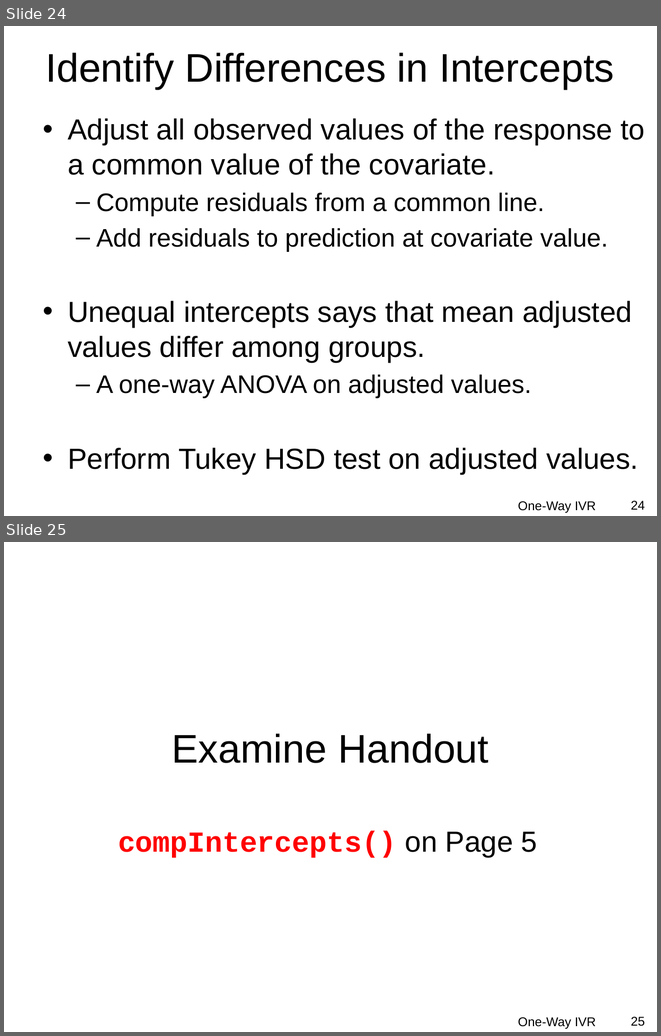
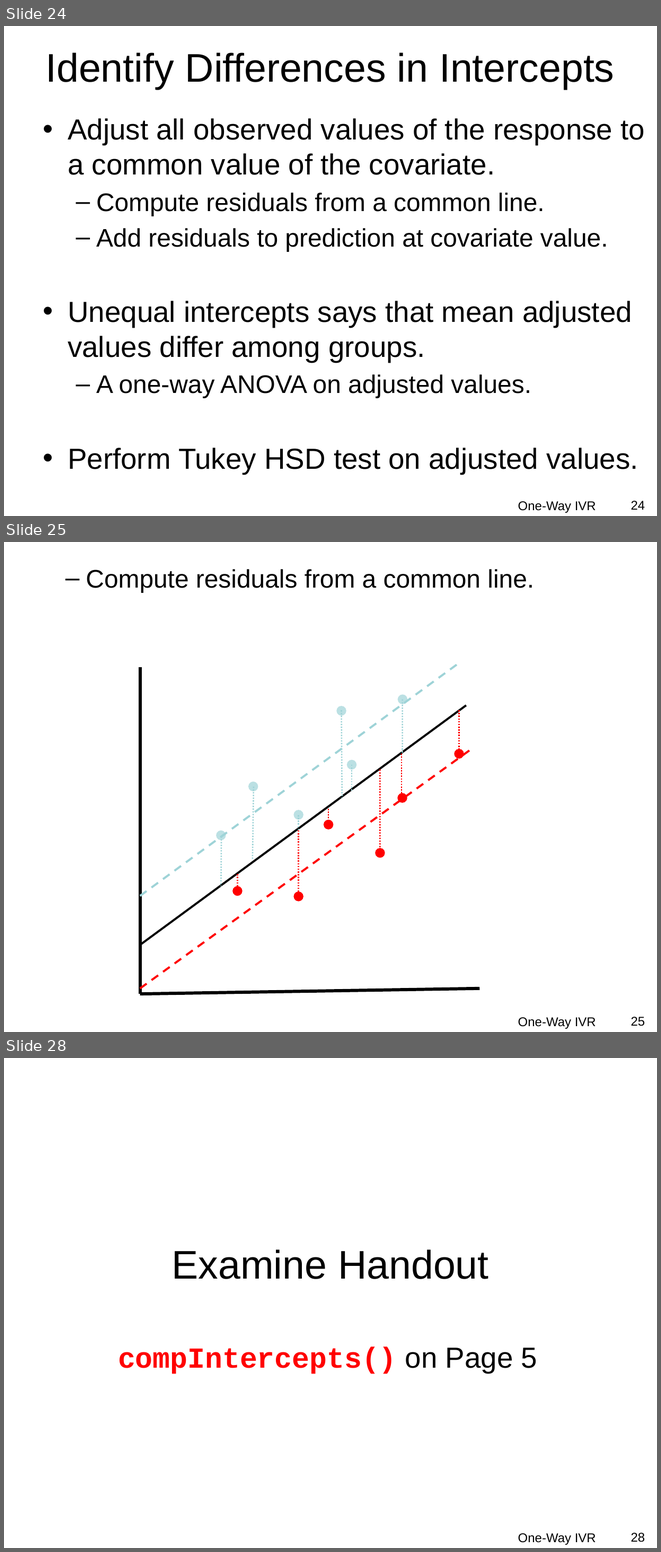
Before and after one commit to droglenc/NCMTH207, a slide deck: modules/IVRegression/PPT_2020.pptx. Shown one above the other, each under a label of ours: slides 24 and 25 before the commit, slides 24, 25 and 28 after it; the slides between them are not shown. The pictures are 661x1036 and 661x1552 pixels, drawn with LibreOffice and Linux fonts; fonts in the diff are those of the drawing; background and template pictures are left out. Boxes give left, top, right and bottom in pixels: in the first picture for what was removed or moved away, otherwise in the second. Text is boxed around its words. In the diff, an @@ line names an element or a change of style, - is before the commit and + after.

```diff
--- a/modules/IVRegression/PPT_2020.pptx
+++ b/modules/IVRegression/PPT_2020.pptx
@@ slide 25 added at box(4, 542, 657, 1032), background picture (left out) @@
@@ text added at box(86, 569, 534, 592), 28 pt, text #000000 @@
+  – Compute residuals from a common line.
@@ line added from (140, 668) to (140, 994), #000000 3.5 pt @@
@@ line added from (140, 896) to (460, 661), #9ED3D7 2.25 pt dashed @@
@@ ellipse added at box(398, 694, 407, 704), fill #BBE0E3 @@
@@ line added from (403, 699) to (403, 753), #9ED3D7 1.5 pt dashed @@
@@ line added from (140, 945) to (466, 705), #000000 2.25 pt @@
@@ ellipse added at box(336, 706, 346, 716), fill #BBE0E3 @@
@@ line added from (342, 711) to (342, 798), #9ED3D7 1.5 pt dashed @@
@@ line added from (459, 711) to (459, 755), #FF0000 1.5 pt dashed @@
@@ line added from (140, 988) to (471, 749), #FF0000 2.25 pt dashed @@
@@ ellipse added at box(347, 759, 356, 769), fill #BBE0E3 @@
@@ line added from (402, 753) to (402, 798), #FF0000 1.5 pt dashed @@
@@ ellipse added at box(454, 749, 464, 759), fill #FF0000 @@
@@ line added from (352, 765) to (352, 792), #9ED3D7 1.5 pt dashed @@
@@ line added from (380, 769) to (380, 853), #FF0000 1.5 pt dashed @@
@@ ellipse added at box(248, 782, 258, 792), fill #BBE0E3 @@
@@ line added from (254, 786) to (253, 859), #9ED3D7 1.5 pt dashed @@
@@ ellipse added at box(398, 793, 407, 803), fill #FF0000 @@
@@ ellipse added at box(294, 810, 303, 820), fill #BBE0E3 @@
@@ line added from (328, 809) to (328, 822), #FF0000 1.5 pt dashed @@
@@ line added from (299, 815) to (299, 829), #9ED3D7 1.5 pt dashed @@
@@ ellipse added at box(323, 820, 333, 829), fill #FF0000 @@
@@ ellipse added at box(216, 830, 226, 840), fill #BBE0E3 @@
@@ line added from (221, 837) to (221, 886), #9ED3D7 1.5 pt dashed @@
@@ line added from (299, 830) to (299, 896), #FF0000 1.5 pt dashed @@
@@ ellipse added at box(375, 848, 385, 857), fill #FF0000 @@
@@ line added from (238, 874) to (238, 888), #FF0000 1.5 pt dashed @@
@@ ellipse added at box(232, 886, 242, 896), fill #FF0000 @@
@@ ellipse added at box(294, 891, 303, 901), fill #FF0000 @@
@@ line added from (479, 988) to (140, 994), #000000 3.5 pt @@
@@ text added at box(518, 1017, 596, 1029), 14 pt, text #000000 @@
+One-Way IVR
@@ page number added at box(631, 1016, 645, 1026), 14 pt, text #000000 @@
+25
@@ what was slide 25 is now slide 28 @@
@@ page number at box(631, 1532, 645, 1542): text changed @@
-25
+28
```
Also in this commit, not shown: 2 other slides added, 5 other files.
